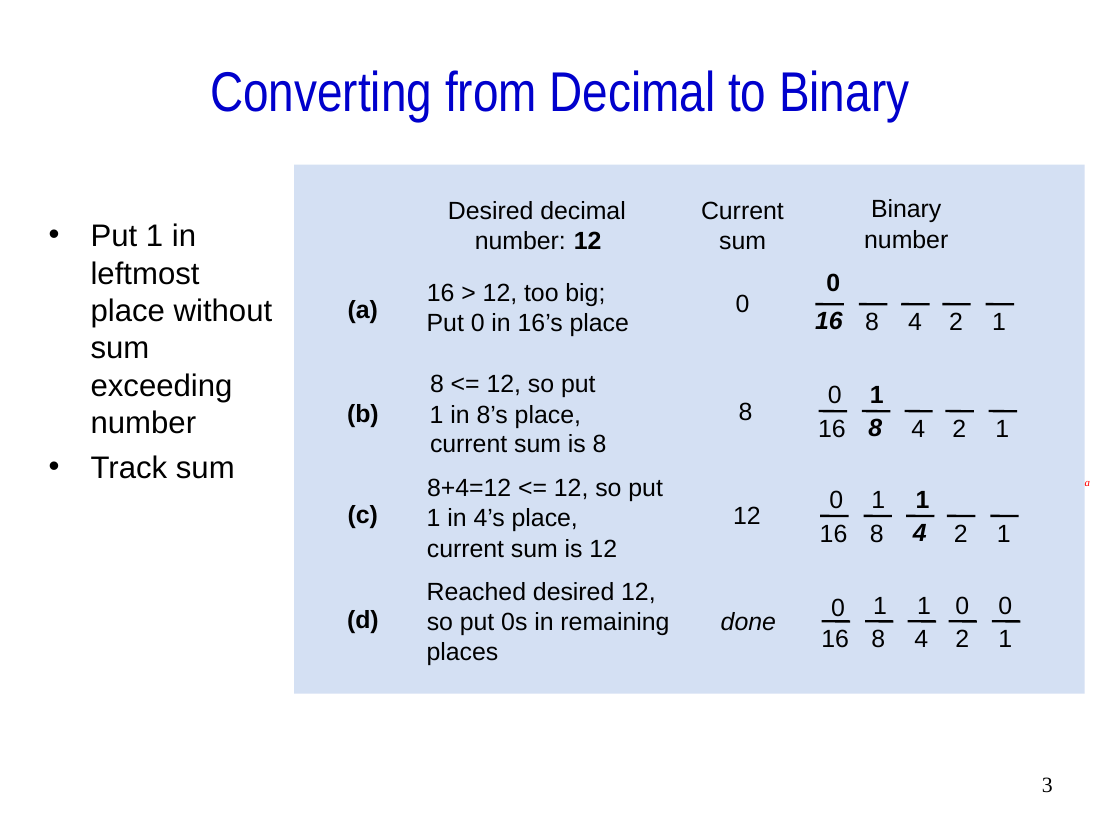
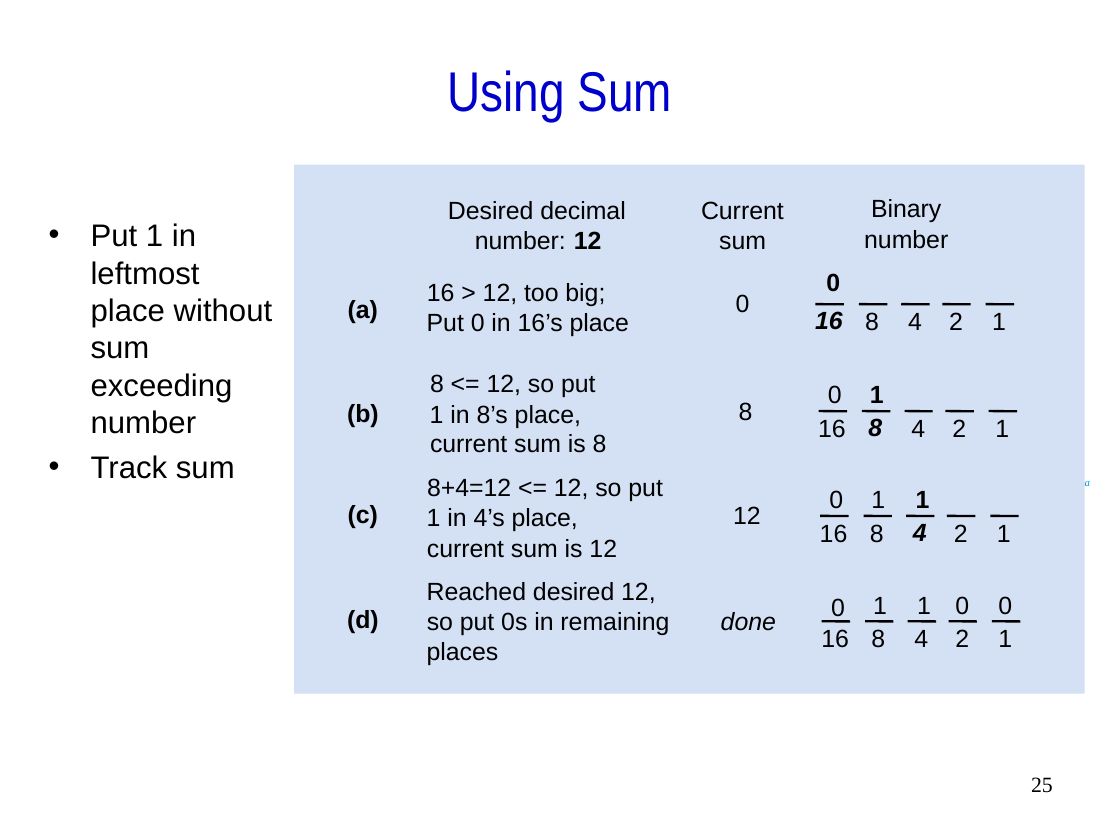
Before and after one commit to mochizukimax/ee260_2019_spring_materials_week_02_repo, a slide deck: slide 25 of docs/slides/ee260_2019_spring_materials_week_02_slides.ppt (slide 3 before the commit). Drawn at 1120x840 pixels with LibreOffice and Linux fonts; fonts in the diff are those of the drawing. Boxes give left, top, right and bottom in pixels: in the first picture for what was removed or moved away, otherwise in the second. Text is boxed around its words. In the diff, an @@ line names an element or a change of style, - is before the commit and + after.

```diff
--- a/docs/slides/ee260_2019_spring_materials_week_02_slides.ppt
+++ b/docs/slides/ee260_2019_spring_materials_week_02_slides.ppt
@@ title at [448,70,672,120]: text changed @@
-Converting from Decimal to Binary
+Using Sum
@@ text "a" at [1085,481,1090,486]: text colour #FF0000 to #009DD9 @@
@@ page number at [1031,777,1053,793]: text changed @@
-3
+25
```
Also in this commit, not shown: 7 other slides changed, 70 slides added, 19 slides removed, 2 other files.
